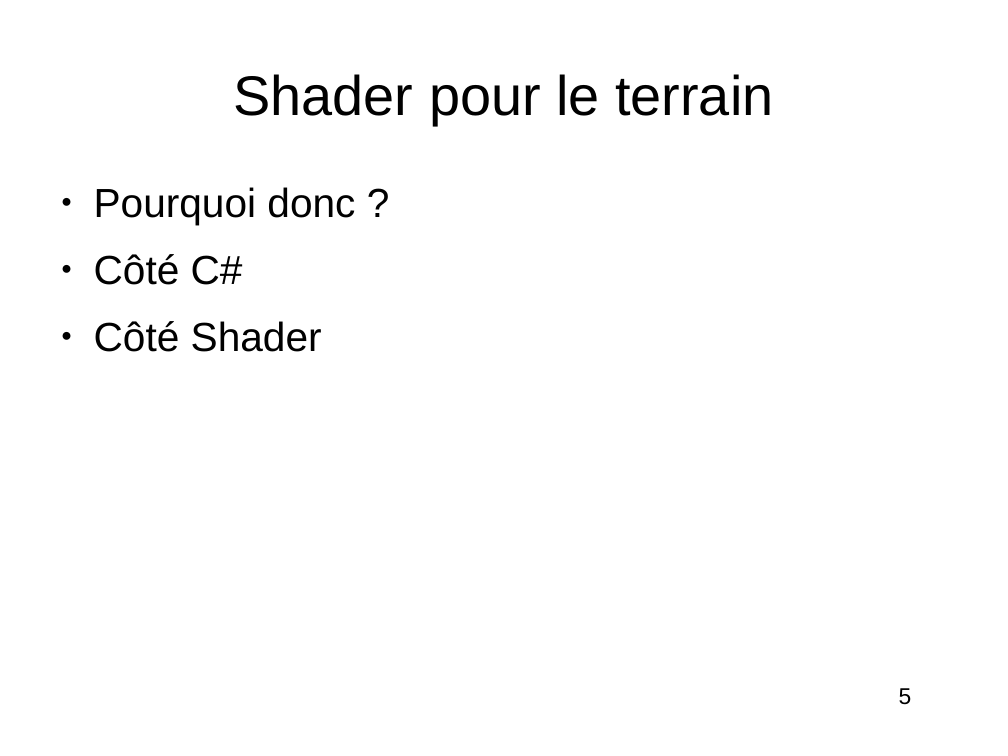
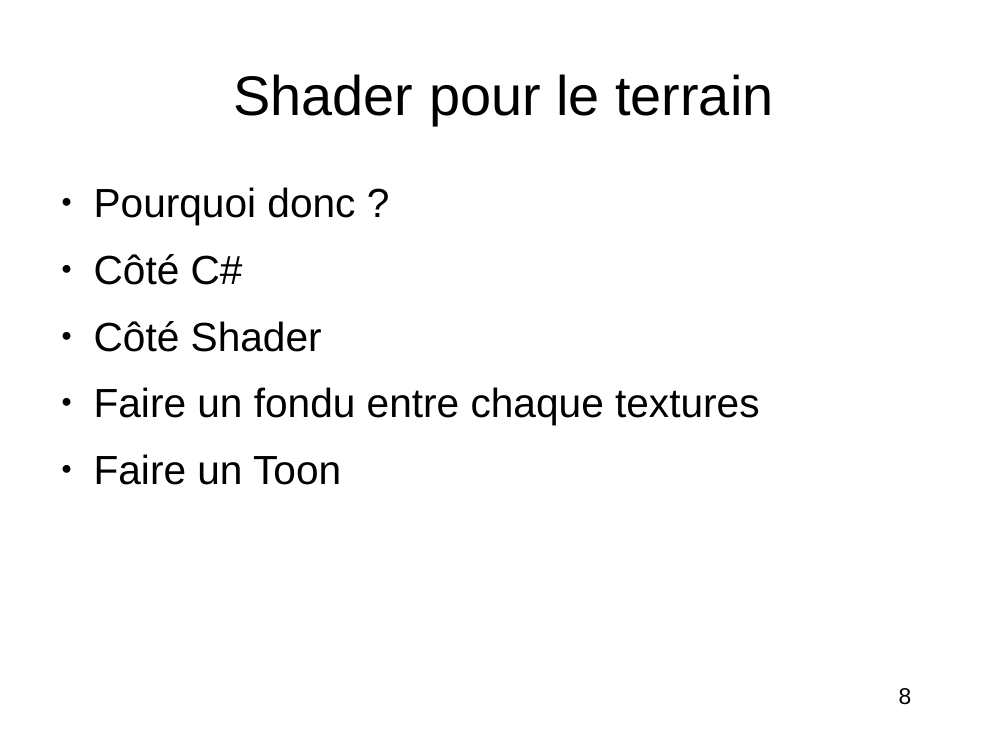
Before and after one commit to Mzartek/OculusRift_Tutoring, a slide deck: slide 8 of Report/second.odp (slide 5 before the commit). Drawn at 1008x756 pixels with LibreOffice and Linux fonts; fonts in the diff are those of the drawing. Boxes give left, top, right and bottom in pixels: in the first picture for what was removed or moved away, otherwise in the second. Text is boxed around its words. In the diff, an @@ line names an element or a change of style, - is before the commit and + after.

Commit message:
Slides finished

```diff
--- a/Report/second.odp
+++ b/Report/second.odp
@@ text at (x1=94, y1=387, x2=759, y2=485): paragraphs added @@
+● Faire un fondu entre chaque textures
+● Faire un Toon
@@ page number at (x1=899, y1=688, x2=912, y2=705): text changed @@
-5
+8
```
Also in this commit, not shown: 3 other slides changed, 9 slides added.
